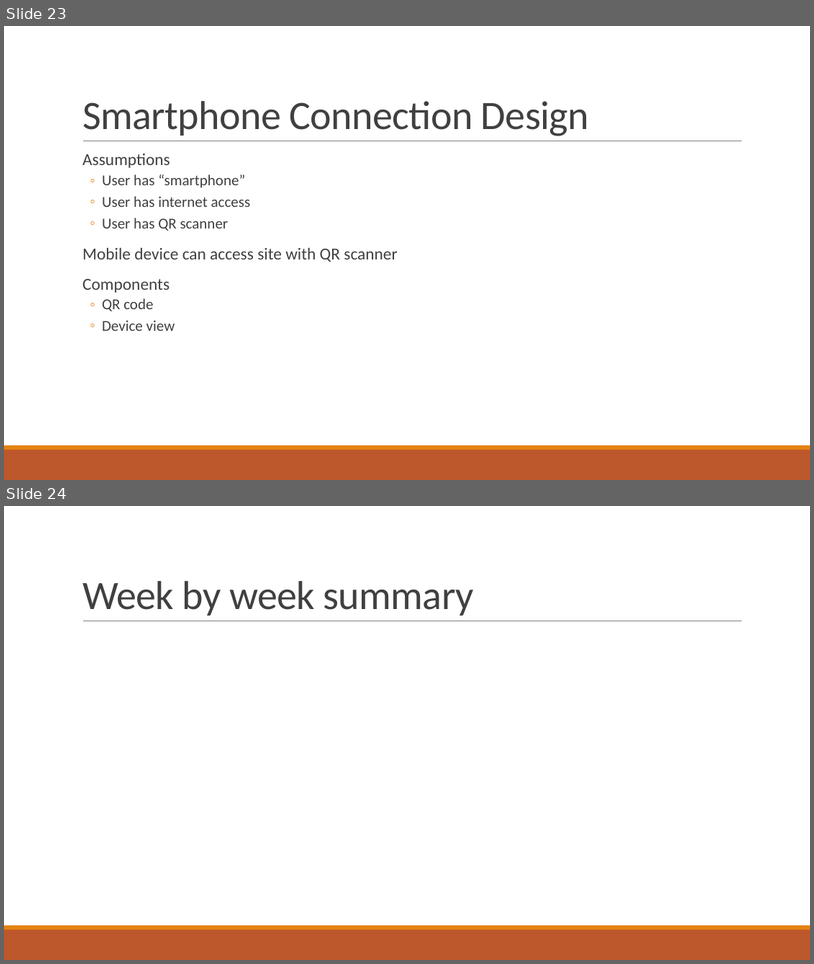
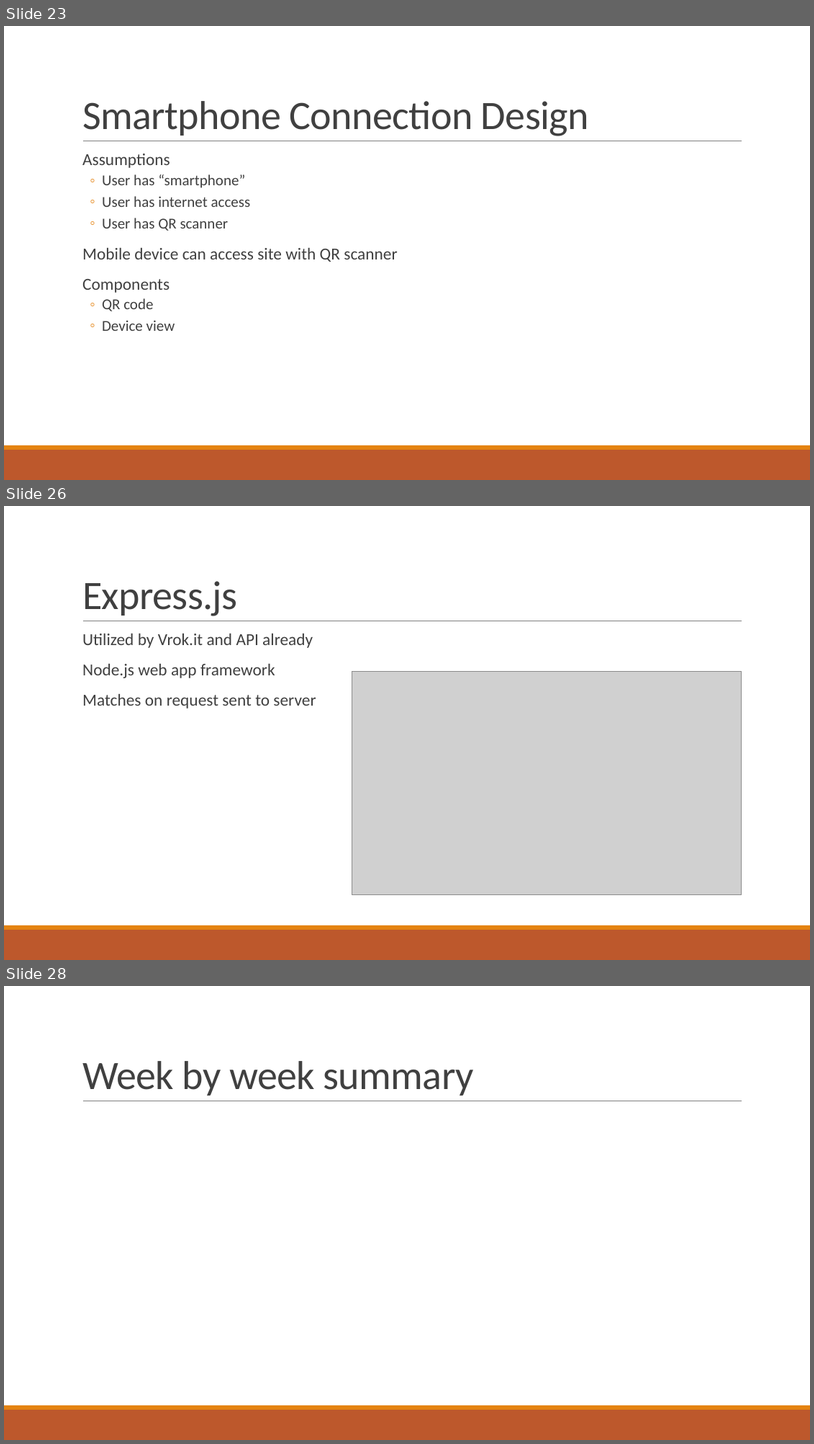
Before and after one commit to gonsalvg/Capstone-Forge-App, a slide deck: Project Documents/Progress Report 2/Progress report.pptx. Shown one above the other, each under a label of ours: slides 23 and 24 before the commit, slides 23, 26 and 28 after it; the slides between them are not shown. The pictures are 814x964 and 814x1444 pixels, drawn with LibreOffice and Linux fonts; fonts in the diff are those of the drawing; grey boxes stand for pictures. Boxes give left, top, right and bottom in pixels: in the first picture for what was removed or moved away, otherwise in the second. Text is boxed around its words. In the diff, an @@ line names an element or a change of style, - is before the commit and + after.

```diff
--- a/Project Documents/Progress Report 2/Progress report.pptx
+++ b/Project Documents/Progress Report 2/Progress report.pptx
@@ slide 26 added at <box>4,506,810,960</box>, background #FFFFFF; not listed: 3 template elements that a slide beside it also shows @@
@@ title added at <box>82,581,238,616</box>, 48 pt, text #404040 @@
+Express.js
@@ text added at <box>82,633,316,708</box>, 20 pt, text #404040 @@
+  Utilized by Vrok.it and API already
+  Node.js web app framework
+  Matches on request sent to server
@@ picture added at <box>352,671,742,894</box> @@
@@ what was slide 24 is now slide 28 @@
```
Also in this commit, not shown: 3 other slides added.
